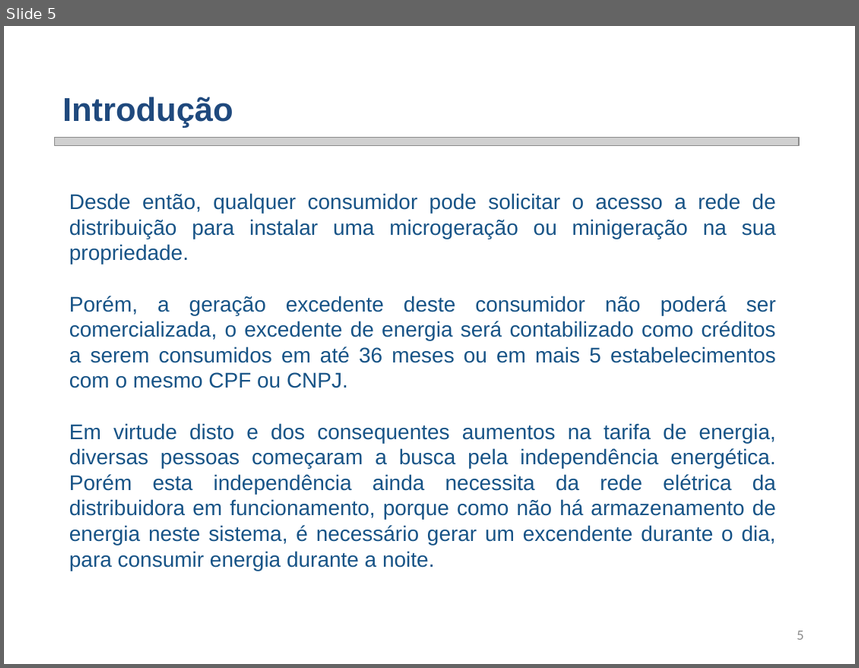
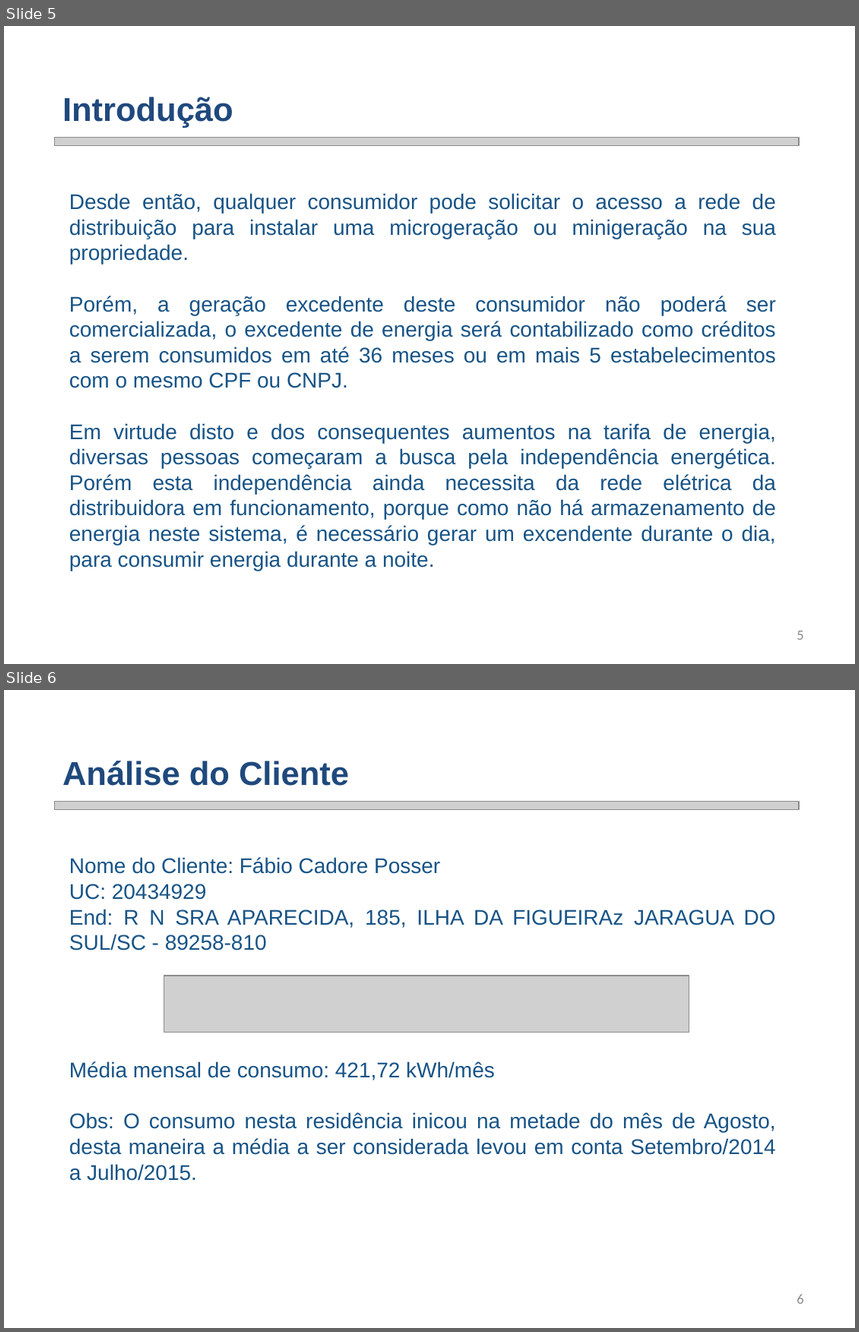
Before and after one commit to smarley2/SGR, a slide deck: Renes/Trabalho 2/SGR Trabalho 2 - Sistema Fotovoltaico.pptx. Shown one above the other, each under a label of ours: slide 5 before the commit, slides 5 and 6 after it. The pictures are 859x668 and 859x1332 pixels, drawn with LibreOffice and Linux fonts; fonts in the diff are those of the drawing; grey boxes stand for pictures; background and template pictures are left out. Boxes give left, top, right and bottom in pixels: in the first picture for what was removed or moved away, otherwise in the second. Text is boxed around its words. In the diff, an @@ line names an element or a change of style, - is before the commit and + after.

```diff
--- a/Renes/Trabalho 2/SGR Trabalho 2 - Sistema Fotovoltaico.pptx
+++ b/Renes/Trabalho 2/SGR Trabalho 2 - Sistema Fotovoltaico.pptx
@@ slide 6 added at (4, 690, 855, 1328), background picture (left out) @@
@@ text added at (63, 761, 349, 786), 28 pt, text #1F497D, bold @@
+Análise do Cliente
@@ picture added at (54, 802, 799, 810) @@
@@ text added at (69, 857, 776, 1181), 18 pt, text #175386 @@
+  Nome do Cliente: Fábio Cadore Posser
+  UC: 20434929
+  End: R N SRA APARECIDA, 185, ILHA DA FIGUEIRAz JARAGUA DO SUL/SC - 89258-810
+  Média mensal de consumo: 421,72 kWh/mês
+  Obs: O consumo nesta residência inicou na metade do mês de Agosto, desta maneira a média a ser considerada levou em conta Setembro/2014 a Julho/2015.
@@ picture added at (164, 976, 690, 1033) @@
@@ page number added at (797, 1294, 804, 1304), 12 pt, text #8C8C8C @@
+6
```
Also in this commit, not shown: 2 slides changed, 17 other slides added, 25 slides removed, 23 other files.
